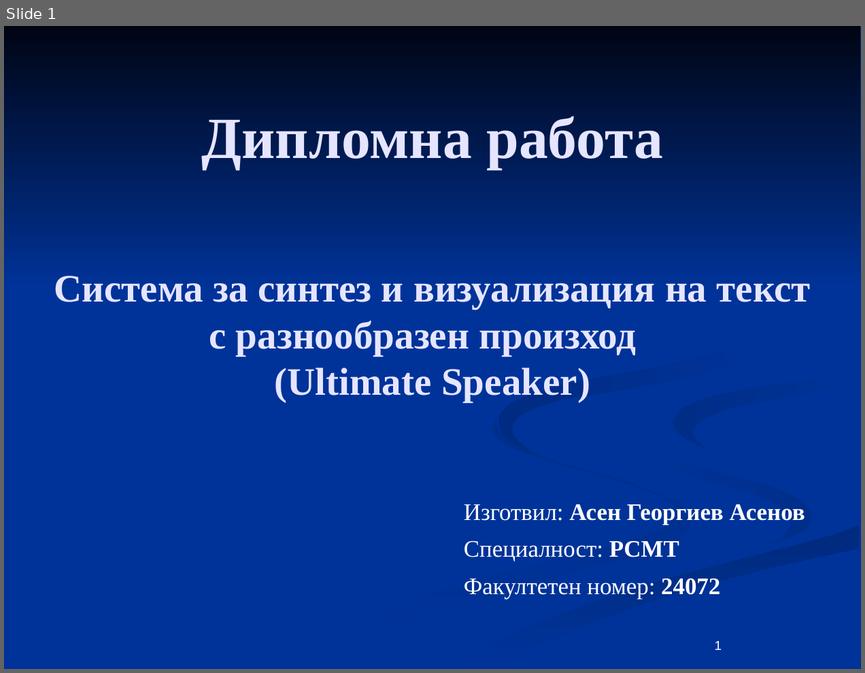
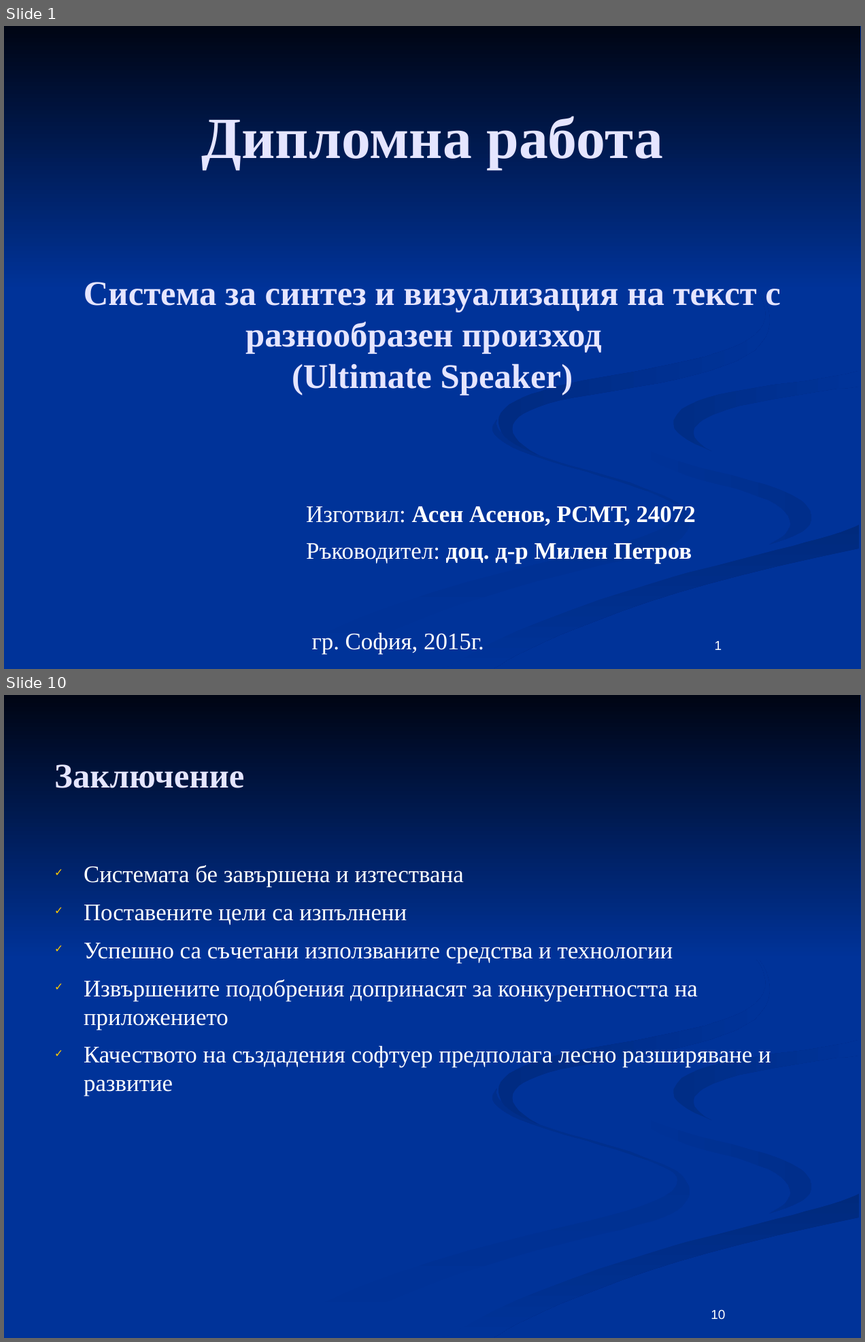
Before and after one commit to aasenov/ultimate-speaker, a slide deck: docs/Diplomna.odp. Shown one above the other, each under a label of ours: slide 1 before the commit, slides 1 and 10 after it; the slides between them are not shown. The pictures are 865x673 and 865x1342 pixels, drawn with LibreOffice and Linux fonts; fonts in the diff are those of the drawing. Boxes give left, top, right and bottom in pixels: in the first picture for what was removed or moved away, otherwise in the second. Text is boxed around its words. In the diff, an @@ line names an element or a change of style, - is before the commit and + after.

```diff
--- a/docs/Diplomna.odp
+++ b/docs/Diplomna.odp
@@ slide 10 added at (4, 695, 861, 1338), background #003399; not listed: 7 template elements that a slide beside it also shows @@
@@ title added at (54, 764, 244, 788), 32 pt, text #E5E5FF, bold @@
+Заключение
@@ text added at (84, 865, 771, 1096), 22 pt, text #FFFFFF @@
+✓ Системата бе завършена и изтествана
+✓ Поставените цели са изпълнени
+✓ Успешно са съчетани използваните средства и технологии
+✓ Извършените подобрения допринасят за конкурентността на приложението
+✓ Качеството на създадения софтуер предполага лесно разширяване и развитие
@@ page number added at (711, 1309, 725, 1319), 12 pt, text #FFFFFF @@
+10
@@ slide 1 changed as well @@
@@ title "Система за синтез и визуализация ..." at (84, 282, 781, 395): size 36 to 32 pt @@
@@ subtitle at (306, 505, 696, 564): text changed; bold on @@
-Изготвил: Асен Георгиев Асенов
-Специалност: РСМТ
-Факултетен номер: 24072
+Изготвил: Асен Асенов, РСМТ, 24072
+Ръководител: доц. д-р Милен Петров
@@ text added at (312, 632, 484, 654), 22 pt, text #FFFFFF @@
+гр. София, 2015г.
```
Also in this commit, not shown: 10 other slides added, 9 slides removed.
